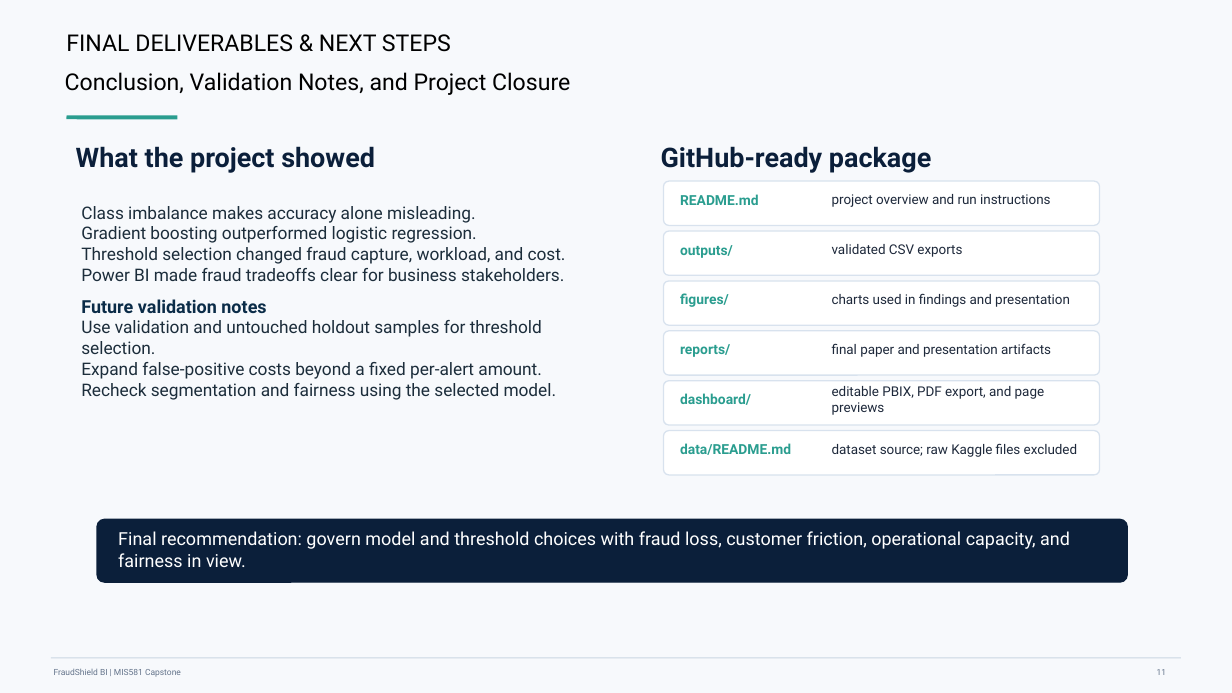
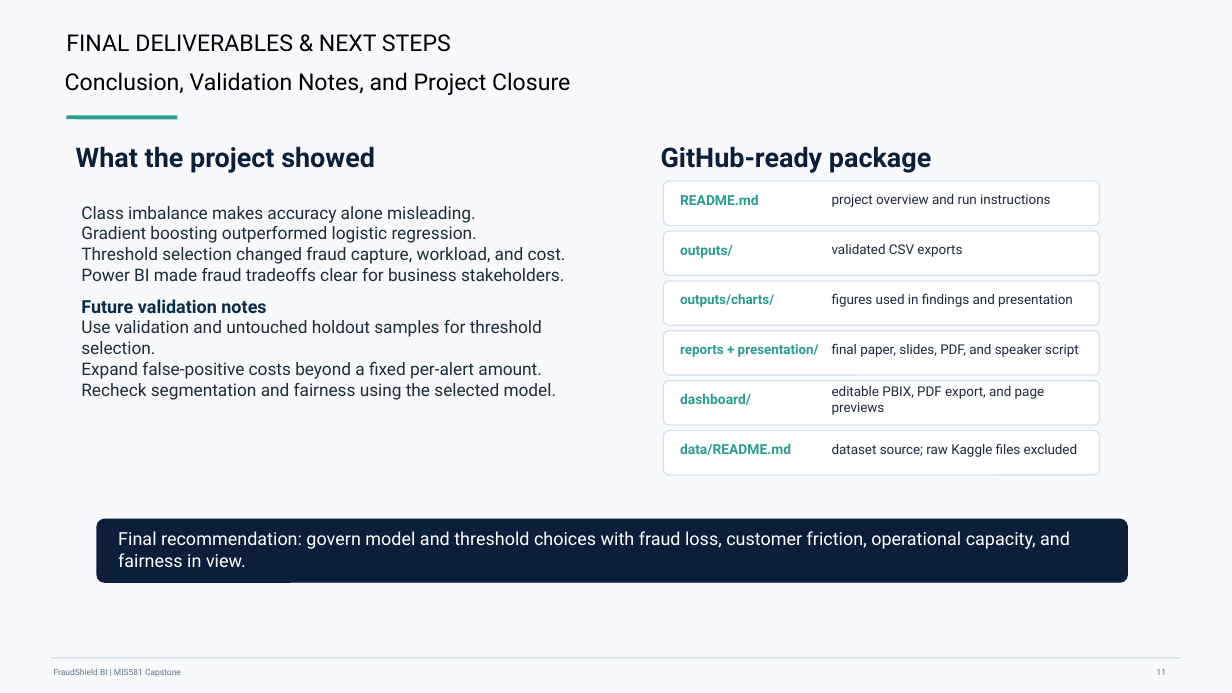
Before and after one commit to kaymerc/fraudshield-bi-false-positive-tax, a slide deck: slide 11 of presentation/FraudShield_BI_Module_8_Presentation.pptx. Drawn at 1232x693 pixels with LibreOffice and Linux fonts; fonts in the diff are those of the drawing. Boxes give left, top, right and bottom in pixels: in the first picture for what was removed or moved away, otherwise in the second. Text is boxed around its words. In the diff, an @@ line names an element or a change of style, - is before the commit and + after.

Commit message:
Fix presentation folder structure wording

```diff
--- a/presentation/FraudShield_BI_Module_8_Presentation.pptx
+++ b/presentation/FraudShield_BI_Module_8_Presentation.pptx
@@ text at (680, 294, 774, 307): text changed; size 10.8 to 10.5 pt @@
-figures/
+outputs/charts/
@@ text at (832, 293, 1073, 307): text changed @@
-charts used in findings and presentation
+figures used in findings and presentation
@@ text at (680, 344, 819, 357): text changed; size 10.8 to 10.5 pt @@
-reports/
+reports + presentation/
@@ text at (832, 343, 1079, 357): text changed @@
-final paper and presentation artifacts
+final paper, slides, PDF, and speaker script
```
Also in this commit, not shown: 2 other files.
